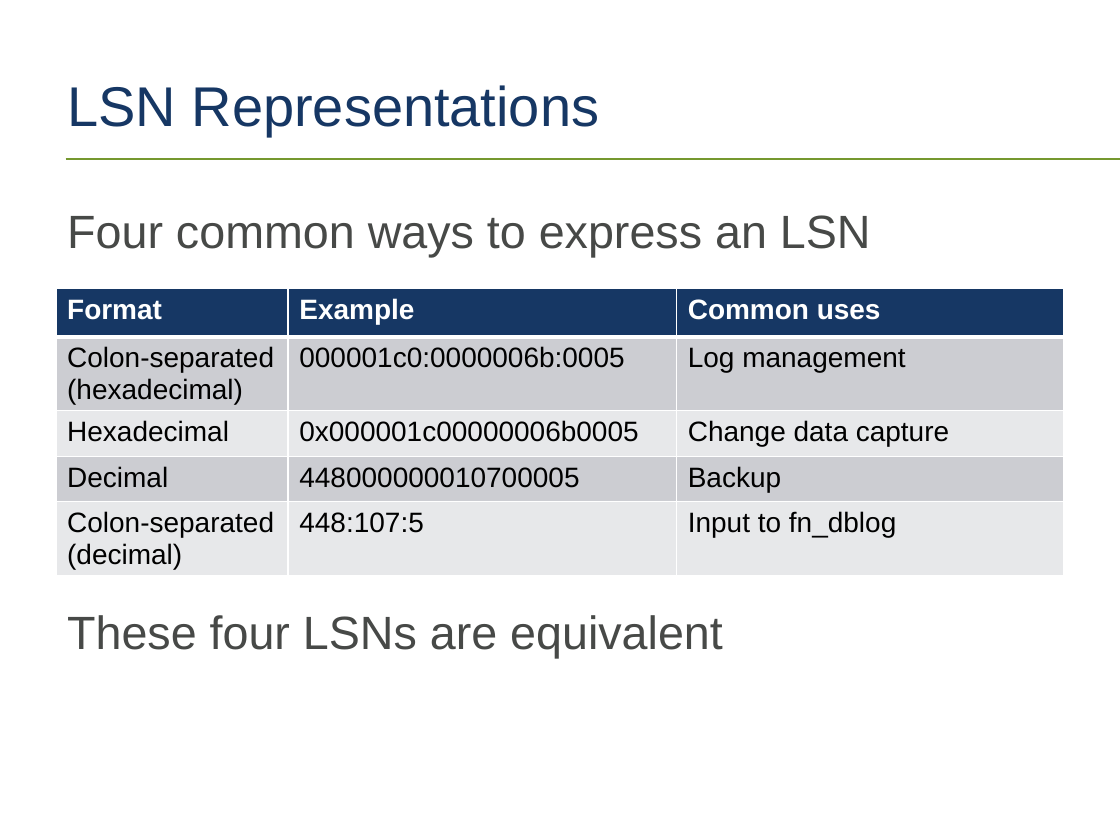
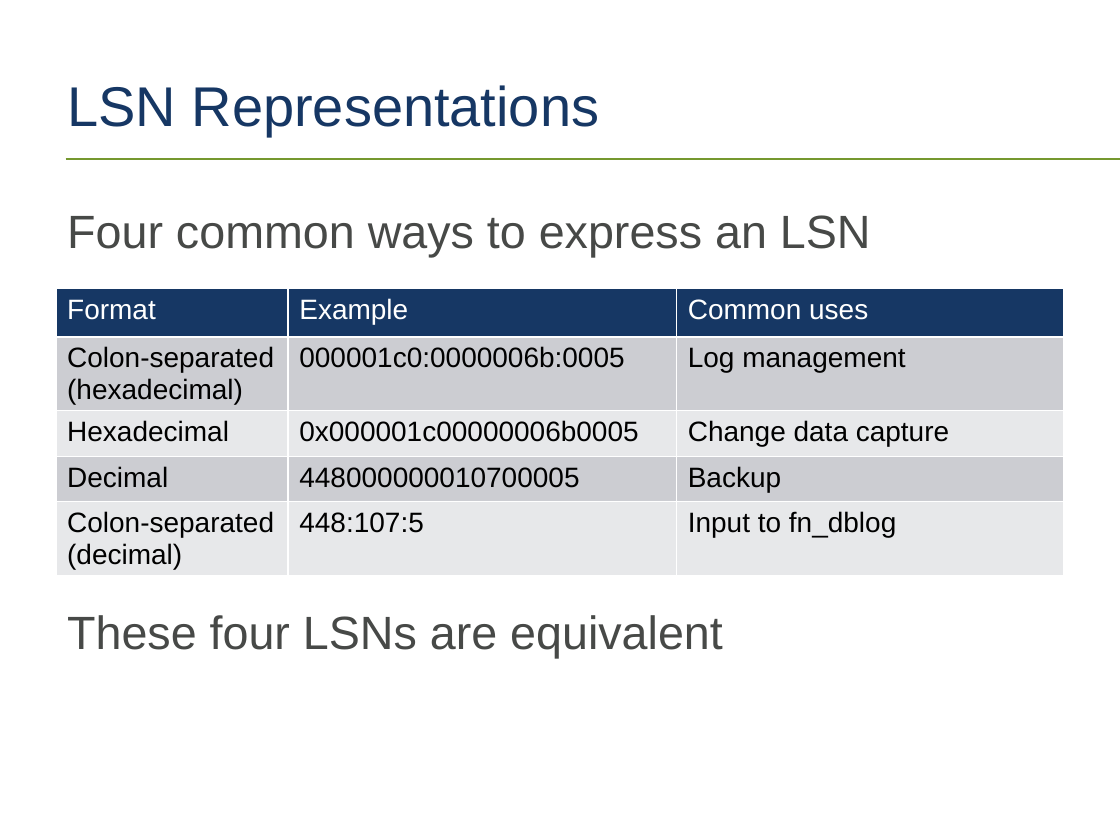
Before and after one commit to tf3604/LogFilePresentation, a slide deck: slide 23 of TransactionLog.pptx (slide 22 before the commit). Drawn at 1120x840 pixels with LibreOffice and Linux fonts; fonts in the diff are those of the drawing; background and template pictures are left out. Boxes give left, top, right and bottom in pixels: in the first picture for what was removed or moved away, otherwise in the second. Text is boxed around its words. In the diff, an @@ line names an element or a change of style, - is before the commit and + after.

```diff
--- a/TransactionLog.pptx
+++ b/TransactionLog.pptx
@@ table at bbox=[56, 288, 1064, 585] @@
@@ bold off in "Format", "Example", "Common uses" @@
```
Also in this commit, not shown: 1 other slide changed, 1 slide added.
